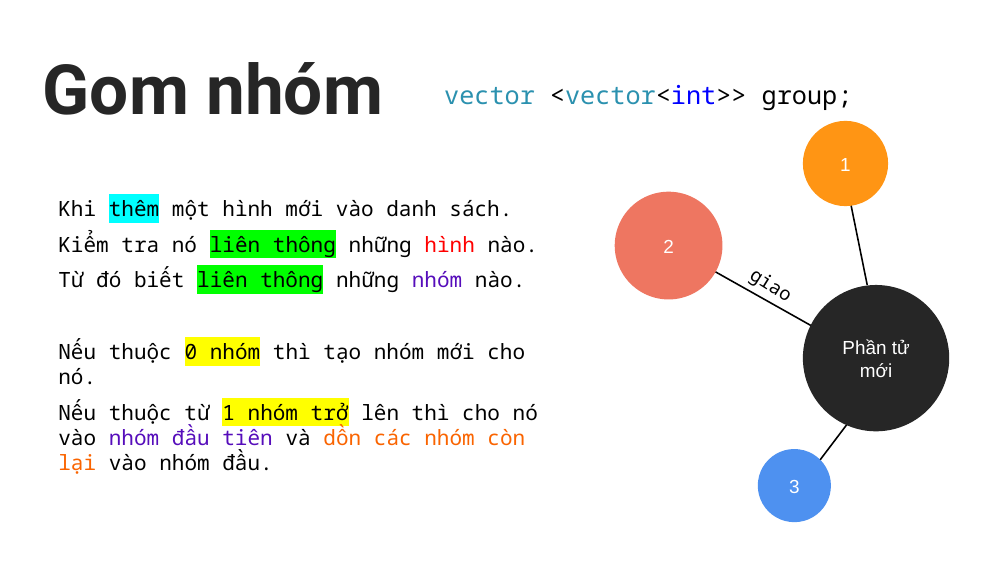
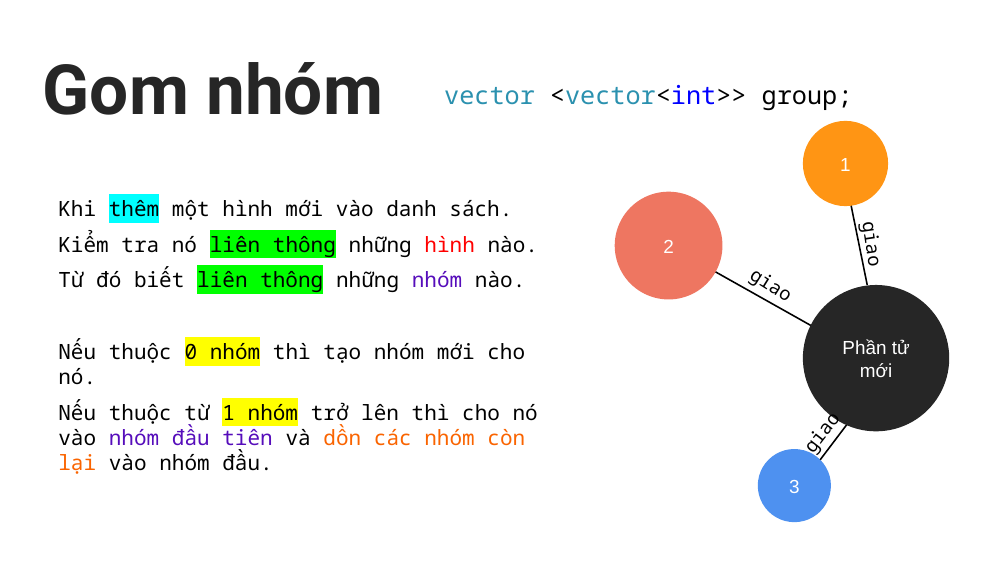
Before and after one commit to vietdoo/draw-groups-connected-shapes, a slide deck: slide 14 of Presentation.pptx. Drawn at 1008x567 pixels with LibreOffice and Linux fonts; fonts in the diff are those of the drawing. Boxes give left, top, right and bottom in pixels: in the first picture for what was removed or moved away, otherwise in the second. Text is boxed around its words. In the diff, an @@ line names an element or a change of style, - is before the commit and + after.

```diff
--- a/Presentation.pptx
+++ b/Presentation.pptx
@@ text added at [857,227,888,267], 18 pt, text #000000 @@
+giao
@@ subtitle at [58,400,538,474]: highlight #FFFF00 to none in "trở" @@
@@ text added at [791,390,859,466], 18 pt, text #000000 @@
+giao
```
Also in this commit, not shown: 1 other slide changed, 36 other files.
